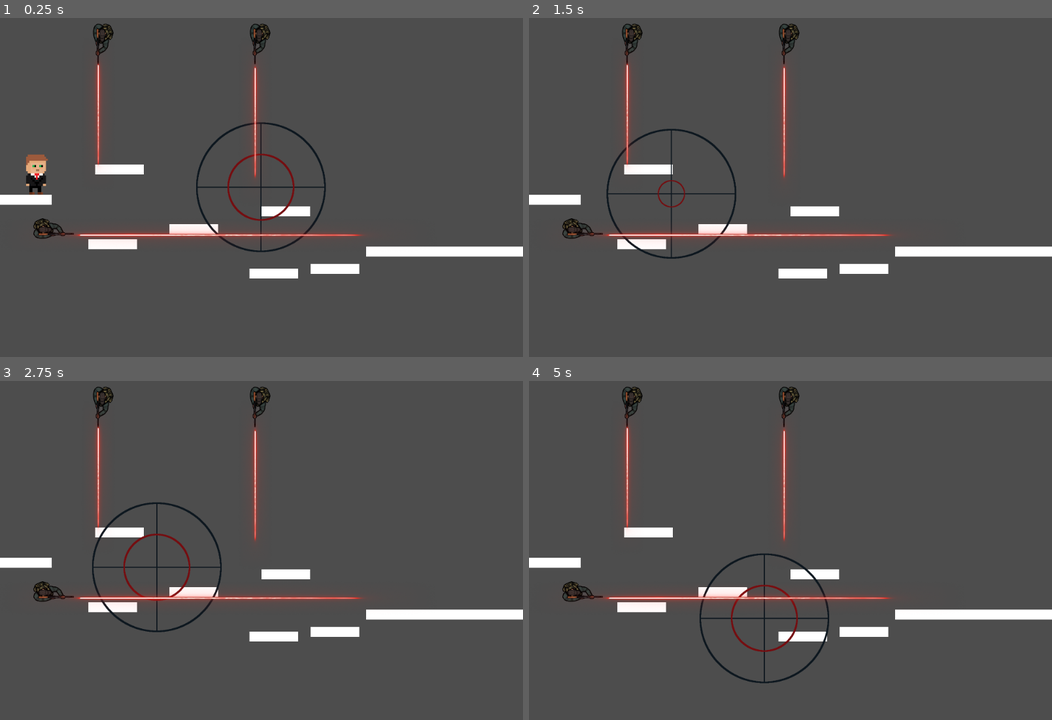
Above: before the commit, frames 1-4 (two rows, left to right).
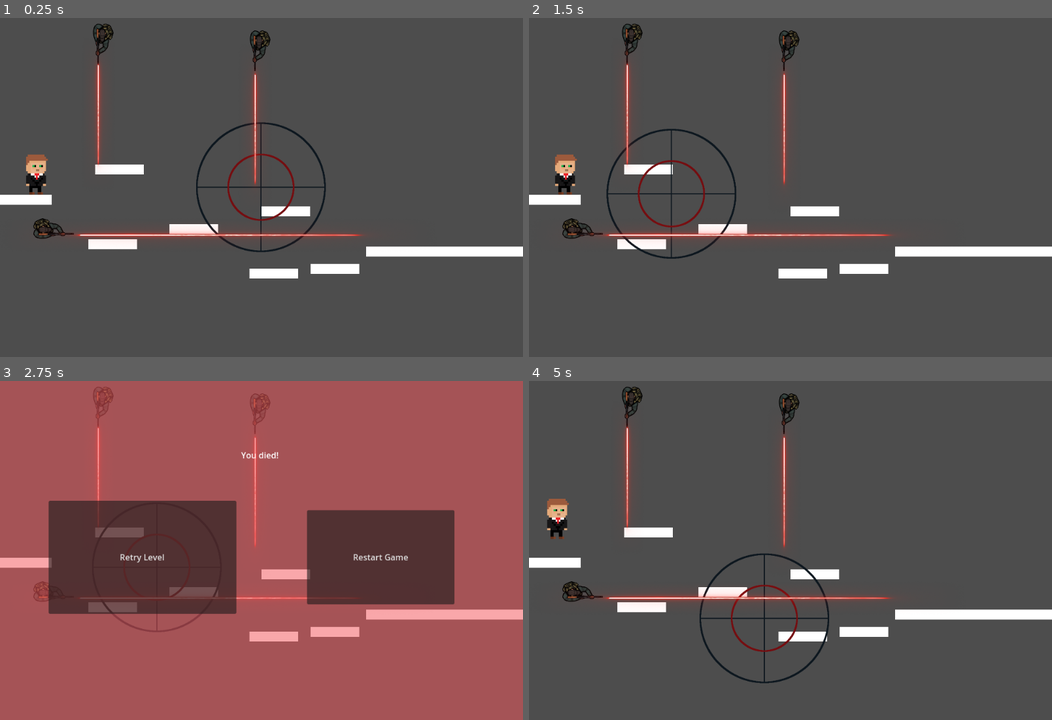
Above: after the commit, the same moments.

Repository: azsocha/Protect-the-VIP
Game: Godot game, scene res://Level3.tscn
Two runs of this game, one before a commit and one after it. Both use one fixed random seed, a clock stepped at 60 frames per second and the inputs below. This scene is started directly instead of the project's main scene. The engine's default icon, where the game draws it, is replaced by a stand-in: a white triangle on a blue panel in a dark square.
Inputs (mouse positions are in pixels of both pictures, inside the frame that each line leads up to):
- Up to frame 1 (0.25 s): no input
- Up to frame 2 (1.5 s): tap Enter at 0.5 s; move the mouse to (905, 170) at 0.52 s; hold Right (move_right) 0.53-1.25 s; click (905, 170) at 0.6 s; tap Space (jump) at 0.77 s; click (670, 194) at 1.25 s, where only the run after the commit has a clickable "Retry Level"
- Up to frame 3 (2.75 s): tap Space (jump) at 2, 2.27 s; move the mouse to (156, 567) at 2.02 s; hold Right (move_right) from 2.03 s (still down); click (156, 567) at 2.1 s
- Up to frame 4 (5 s): release Right (move_right) at 2.75 s; click (670, 557) at 2.75 s, where only the run after the commit has a clickable "Retry Level"; tap Enter at 3.5 s; move the mouse to (842, 475) at 3.52 s; hold A (move_left) 3.53-4.28 s; click (842, 475) at 3.6 s; tap Space (jump) at 4.25, 4.52 s; move the mouse to (764, 618) at 4.27 s; hold Right (move_right) from 4.28 s (still down); click (764, 618) at 4.35 s

The runs differ from the first frame. In frame 1, 0.3% of the frame differs, in the area x 47-52%, y 1-50%; in frame 2, 1.0%; in frame 3, 99%, in the area x 0-100%, y 0-100%; in frame 4, 0.7%.

Commit message:
level 3 fix

Diff:
--- a/team-3-final-project/Level3.tscn
+++ b/team-3-final-project/Level3.tscn
@@ -50,7 +50,7 @@
 position = Vector2(310, 227)
 
 [node name="Sniper" parent="." instance=ExtResource("4_nivxa")]
-position = Vector2(500, 47)
+position = Vector2(500, 60)
 
 [node name="Sprite2D" parent="Sniper" index="0"]
 position = Vector2(502.109, 46.3042)
@@ -81,10 +81,6 @@
 position = Vector2(-19.8358, 27.4216)
 
 [node name="dead" parent="." instance=ExtResource("5_krjdo")]
-offset_left = 1058.0
-offset_top = -3.0
-offset_right = 1058.0
-offset_bottom = -3.0
 
 [connection signal="Level3" from="." to="player_2" method="lastLevelAmmo"]
 [connection signal="died" from="player" to="dead" method="_on_area_2d_died"]
